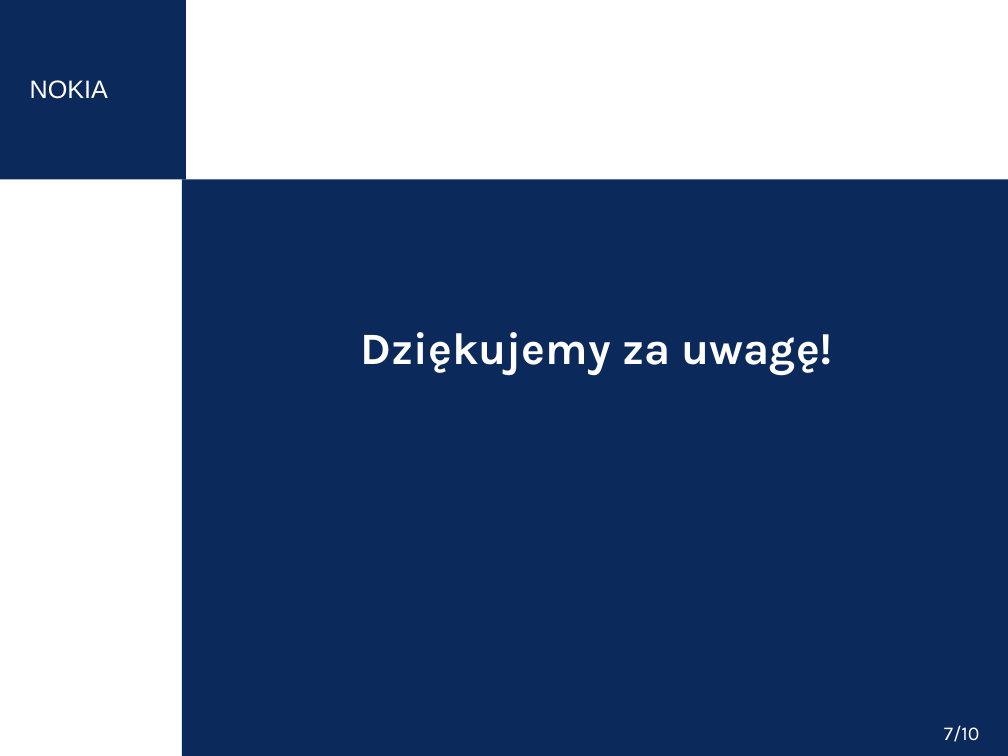
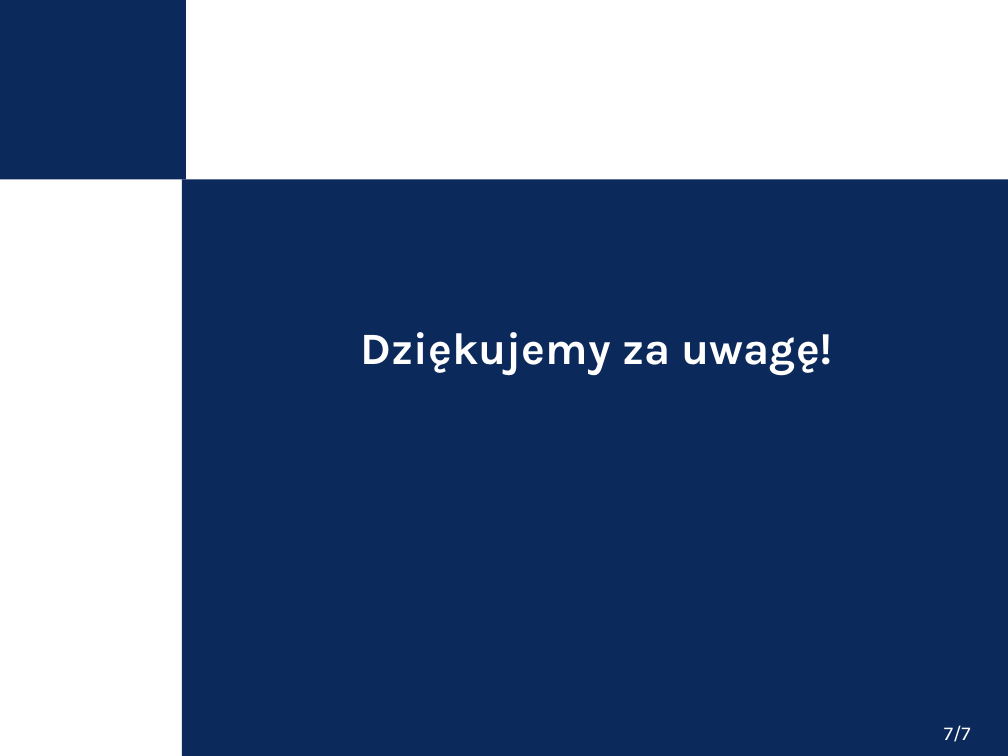
Before and after one commit to nokia-wroclaw/innovativeprojects-healthiness-of-data, a slide deck: slide 7 of KPZ_demo_prezentacja.pptx. Drawn at 1008x756 pixels with LibreOffice and Linux fonts; fonts in the diff are those of the drawing; background and template pictures are left out. Boxes give left, top, right and bottom in pixels: in the first picture for what was removed or moved away, otherwise in the second. Text is boxed around its words. In the diff, an @@ line names an element or a change of style, - is before the commit and + after.

```diff
--- a/KPZ_demo_prezentacja.pptx
+++ b/KPZ_demo_prezentacja.pptx
@@ text removed at box(30, 80, 108, 99) @@
-NOKIA
@@ page number at box(944, 725, 971, 742): text changed @@
-7/10
+7/7
```
Also in this commit, not shown: 1 other slide changed.
